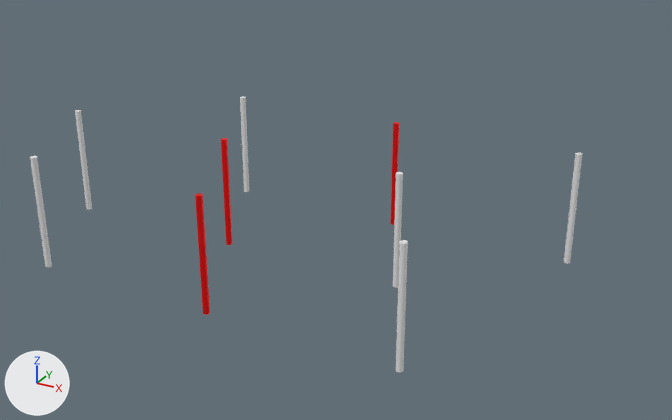
Renders of the COLLADA model models/robosub25/slalom/mesh.dae from each side of a commit.
Camera for both pictures: a 50 mm camera at (3.56, -4.58, 1.95) aimed at (0.03, 1.84, -1.26). Lighting does not change. The marker at lower left points along +X, +Y and +Z. The picture after the commit comes second. Where no turn or scale is listed for an object, it has been applied to the vertices.
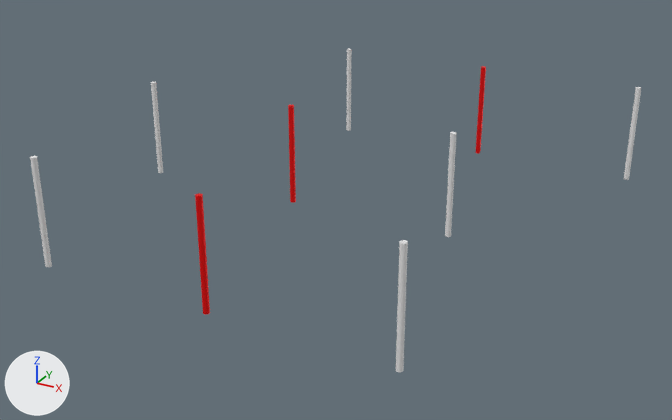
Patch to the scene script:
```diff
--- a/models/robosub25/slalom/mesh.dae.py
+++ b/models/robosub25/slalom/mesh.dae.py
@@ ob_cylinder_008 @@
 ob_cylinder_008 = bpy.data.objects.new('Cylinder.008', me_cylinder_008)
-ob_cylinder_008.location = (2.0, 2.0, -0.9)
+ob_cylinder_008.location = (2.0, 4.0, -0.9)
@@ ob_cylinder_007 @@
 ob_cylinder_007 = bpy.data.objects.new('Cylinder.007', me_cylinder_007)
-ob_cylinder_007.location = (0.5, 2.0, -0.9)
+ob_cylinder_007.location = (0.5, 4.0, -0.9)
@@ ob_cylinder_006 @@
 ob_cylinder_006 = bpy.data.objects.new('Cylinder.006', me_cylinder_006)
-ob_cylinder_006.location = (-1.0, 2.0, -0.9)
+ob_cylinder_006.location = (-1.0, 4.0, -0.9)
@@ ob_cylinder_005 @@
 ob_cylinder_005 = bpy.data.objects.new('Cylinder.005', me_cylinder_005)
-ob_cylinder_005.location = (1.0, 1.0, -0.9)
+ob_cylinder_005.location = (1.0, 2.0, -0.9)
@@ ob_cylinder_004 @@
 ob_cylinder_004 = bpy.data.objects.new('Cylinder.004', me_cylinder_004)
-ob_cylinder_004.location = (-0.5, 1.0, -0.9)
+ob_cylinder_004.location = (-0.5, 2.0, -0.9)
@@ ob_cylinder_003 @@
 ob_cylinder_003 = bpy.data.objects.new('Cylinder.003', me_cylinder_003)
-ob_cylinder_003.location = (-2.0, 1.0, -0.9)
+ob_cylinder_003.location = (-2.0, 2.0, -0.9)
```

Location of each change, (x1, y1, x2, y2) in pixels of the pictures (672 x 420 px):
'Cylinder.005', moved: before (393, 172, 403, 288); after (445, 132, 457, 237)
'Cylinder.008', moved: before (564, 153, 582, 264); after (624, 87, 641, 180)
'Cylinder.004', moved: before (221, 138, 232, 245); after (288, 105, 296, 203)
'Cylinder.003', moved: before (75, 110, 92, 209); after (151, 81, 163, 173)
'Cylinder.007', moved: before (391, 122, 399, 225); after (475, 66, 486, 154)
'Cylinder.006', moved: before (240, 96, 249, 192); after (346, 48, 352, 131)
